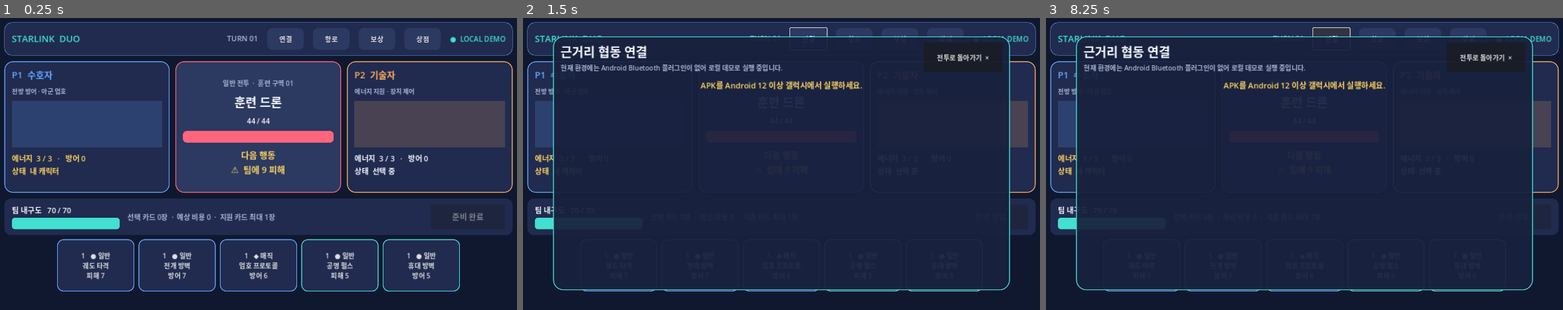
Above: before the commit, frames 1-3 (left to right).
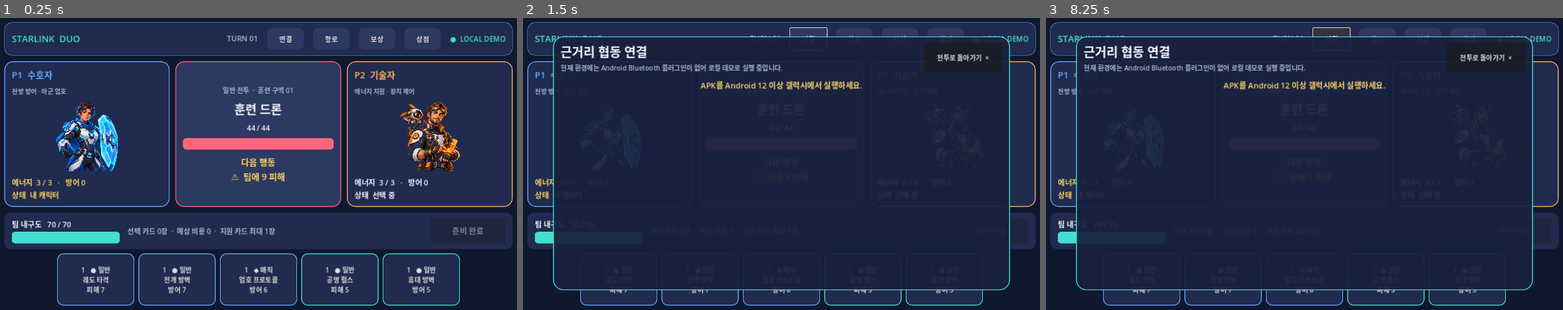
Above: after the commit, the same moments.

Repository: wjdals988/starlinkduo
Game: Godot game, scene res://src/ui/main.tscn
The game is run twice, just before and just after one commit, with the same random seed, the same clock (stepped at 60 frames per second) and the same inputs.
Inputs:
- Up to frame 1 (0.25 s): no input
- Up to frame 2 (1.5 s): click "연결" at 0.5 s; click "항로" at 1.25 s
- Up to frame 3 (8.25 s): click "보상" at 2 s; click "상점" at 2.75 s; click "1 ● 일반 궤도 타격 피해 7" at 3.5 s; click "1 ● 일반 전개 방벽 방어 7" at 4.25 s; click "1 ◆ 매직 엄호 프로토콜 방어 6" at 5 s; click "1 ● 일반 공명 펄스 피해 5" at 5.75 s; click "1 ● 일반 휴대 방벽 방어 5" at 6.5 s; click "전투로 돌아가기 ×" at 7.25 s; click "연결" at 8 s

The runs differ from the first frame. In frame 1, 30% of the frame differs, in the area x 0-100%, y 20-99%; in frame 2, 6.2%; in frame 3, 6.2%.

Commit message:
feat: add production character art and app icon

Diff:
--- a/project.godot
+++ b/project.godot
@@ -8,6 +8,7 @@
 config/name="Starlink Duo"
 run/main_scene="res://src/ui/main.tscn"
 config/features=PackedStringArray("4.3")
+config/icon="res://assets/icon/starlink-duo-icon-source.png"
 
 [editor_plugins]
 
--- a/src/ui/main.gd
+++ b/src/ui/main.gd
@@ -157,9 +157,13 @@
 	role.add_theme_color_override("font_color", COLOR_MUTED)
 	column.add_child(role)
 
-	var portrait := ColorRect.new()
-	portrait.custom_minimum_size.y = 112
-	portrait.color = Color(accent, 0.18)
+	var portrait := TextureRect.new()
+	portrait.custom_minimum_size.y = 170
+	portrait.size_flags_vertical = Control.SIZE_EXPAND_FILL
+	portrait.texture = load("res://assets/art/guardian-portrait.png" if slot == 0 else "res://assets/art/engineer-portrait.png")
+	portrait.expand_mode = TextureRect.EXPAND_IGNORE_SIZE
+	portrait.stretch_mode = TextureRect.STRETCH_KEEP_ASPECT_CENTERED
+	portrait.texture_filter = CanvasItem.TEXTURE_FILTER_LINEAR_WITH_MIPMAPS
 	column.add_child(portrait)
 
 	var detail := Label.new()
Binary file added: artifacts/emulator-5556-character-art.png
Binary file added: assets/art/engineer-portrait.png
Not shown, added: assets/art/engineer-portrait.png.import
Binary file added: assets/art/guardian-portrait.png
Not shown, added: assets/art/guardian-portrait.png.import
Binary file added: assets/icon/starlink-duo-icon-source.png
Not shown, added: assets/icon/starlink-duo-icon-source.png.import
Not shown, changed: CHANGELOG.md
Not shown, added: assets/ART_DIRECTION.md
